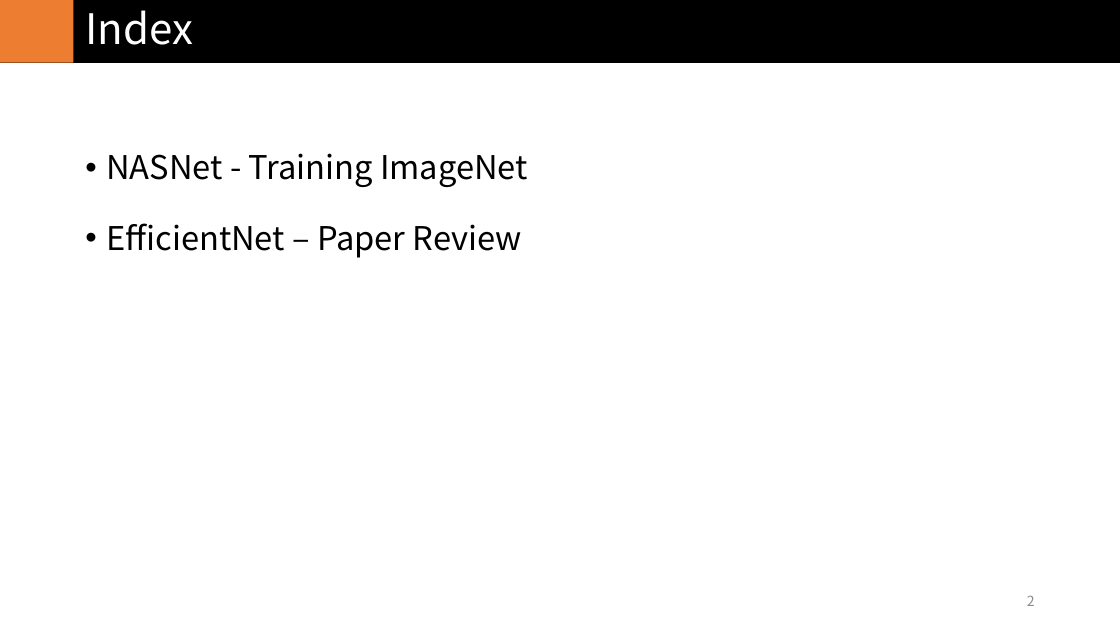
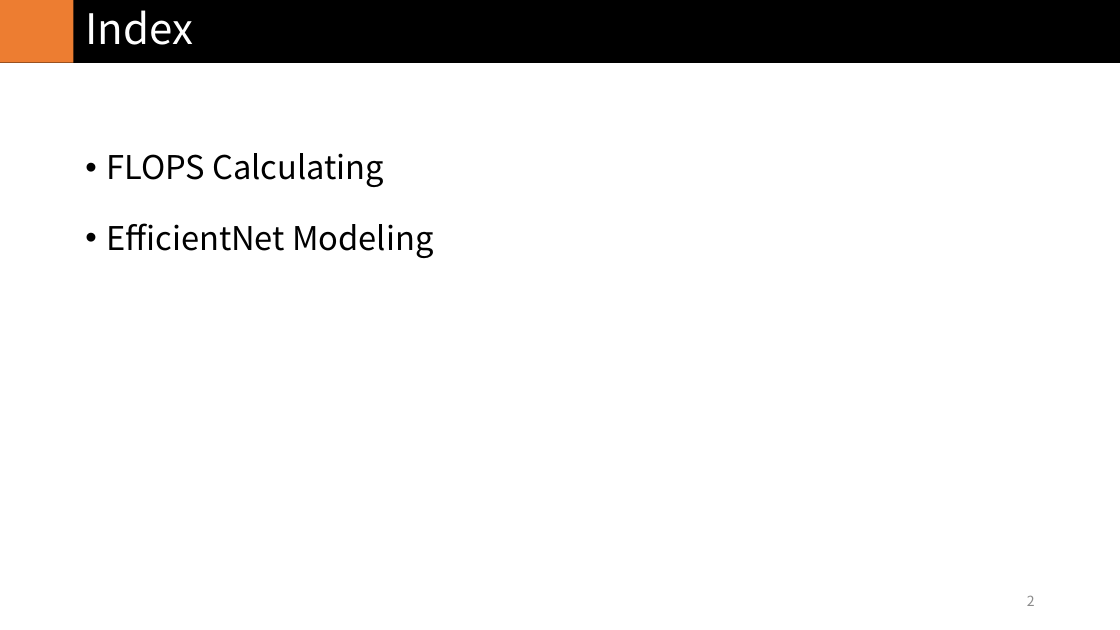
Before and after one commit to in3der/ivpl_Study_Model, a slide deck: slide 2 of EfficientNet/report/NASNet&EfficientNet_2.pptx. Drawn at 1120x630 pixels with LibreOffice and Linux fonts; fonts in the diff are those of the drawing. Boxes give left, top, right and bottom in pixels: in the first picture for what was removed or moved away, otherwise in the second. Text is boxed around its words. In the diff, an @@ line names an element or a change of style, - is before the commit and + after.

Commit message:
EfficientNet

```diff
--- a/EfficientNet/report/NASNet&EfficientNet_2.pptx
+++ b/EfficientNet/report/NASNet&EfficientNet_2.pptx
@@ text at [106,153,433,258]: text changed @@
-• NASNet - Training ImageNet
-• EfficientNet – Paper Review
+• FLOPS Calculating
+• EfficientNet Modeling
```
Also in this commit, not shown: 2 other slides changed, 6 slides added, 8 slides removed, 1 other file.
